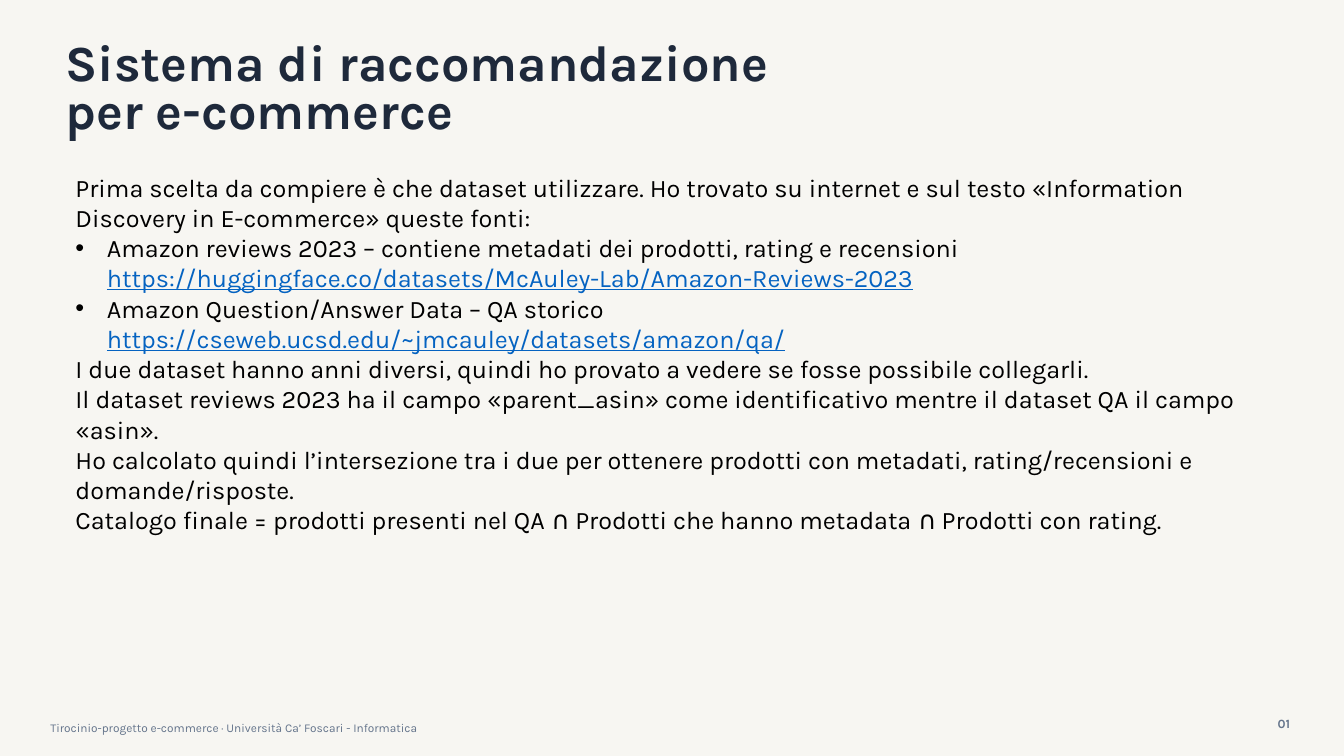
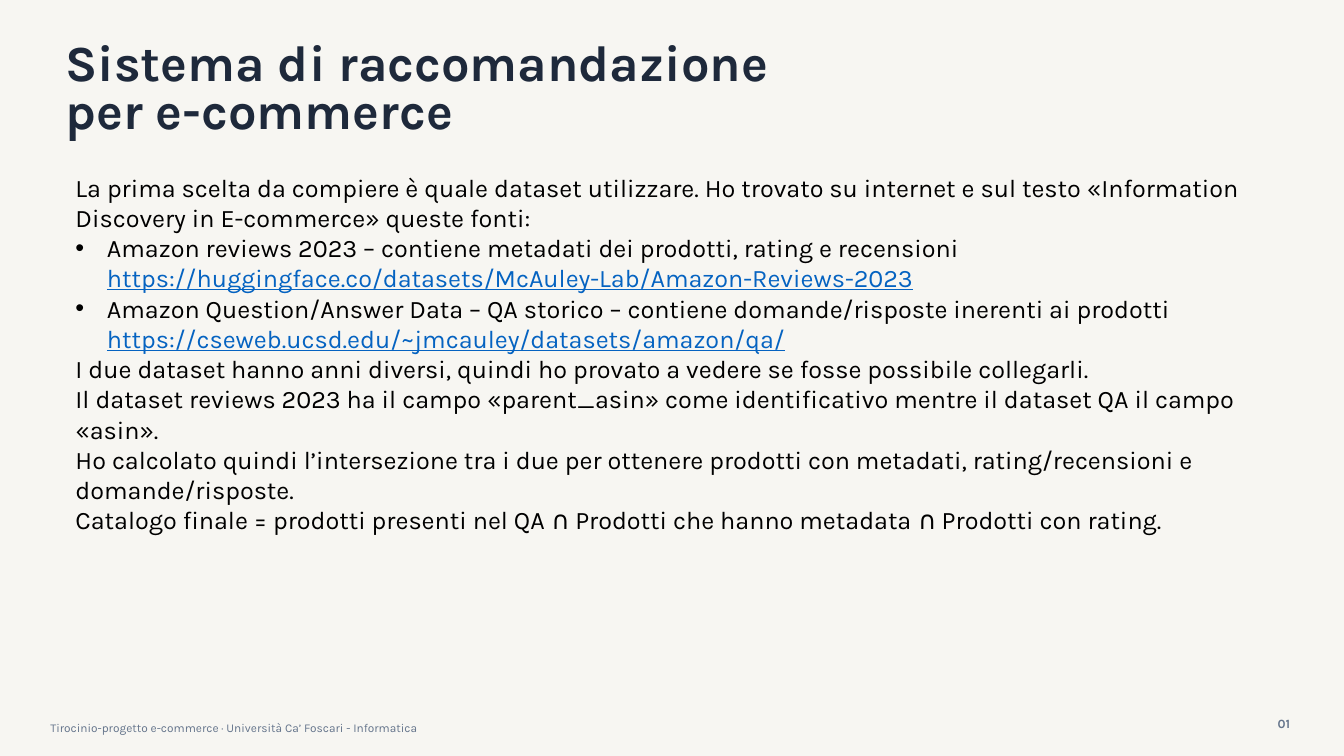
Before and after one commit to arsid2828/Tesi-ecommerce, a slide deck: slide 1 of PPT/HociaArsid-tirocinio-Aggiornamento_01.pptx. Drawn at 1344x756 pixels with LibreOffice and Linux fonts; fonts in the diff are those of the drawing. Boxes give left, top, right and bottom in pixels: in the first picture for what was removed or moved away, otherwise in the second. Text is boxed around its words. In the diff, an @@ line names an element or a change of style, - is before the commit and + after.

```diff
--- a/PPT/HociaArsid-tirocinio-Aggiornamento_01.pptx
+++ b/PPT/HociaArsid-tirocinio-Aggiornamento_01.pptx
@@ text at <box>75,178,1239,233</box>: text changed @@
-Prima scelta da compiere è che dataset utilizzare. Ho trovato su internet e sul testo «Information Discovery in E-commerce» queste fonti:
+La prima scelta da compiere è quale dataset utilizzare. Ho trovato su internet e sul testo «Information Discovery in E-commerce» queste fonti:
@@ text at <box>107,299,1170,354</box>: text changed; text colour #0563C1 to #000000 @@
-• Amazon Question/Answer Data – QA storico
-  https://cseweb.ucsd.edu/~jmcauley/datasets/amazon/qa/
+• Amazon Question/Answer Data – QA storico – contiene domande/risposte inerenti ai prodotti
+  https://cseweb.ucsd.edu/~jmcauley/datasets/amazon/qa/
```
Also in this commit, not shown: 1 other slide changed.
